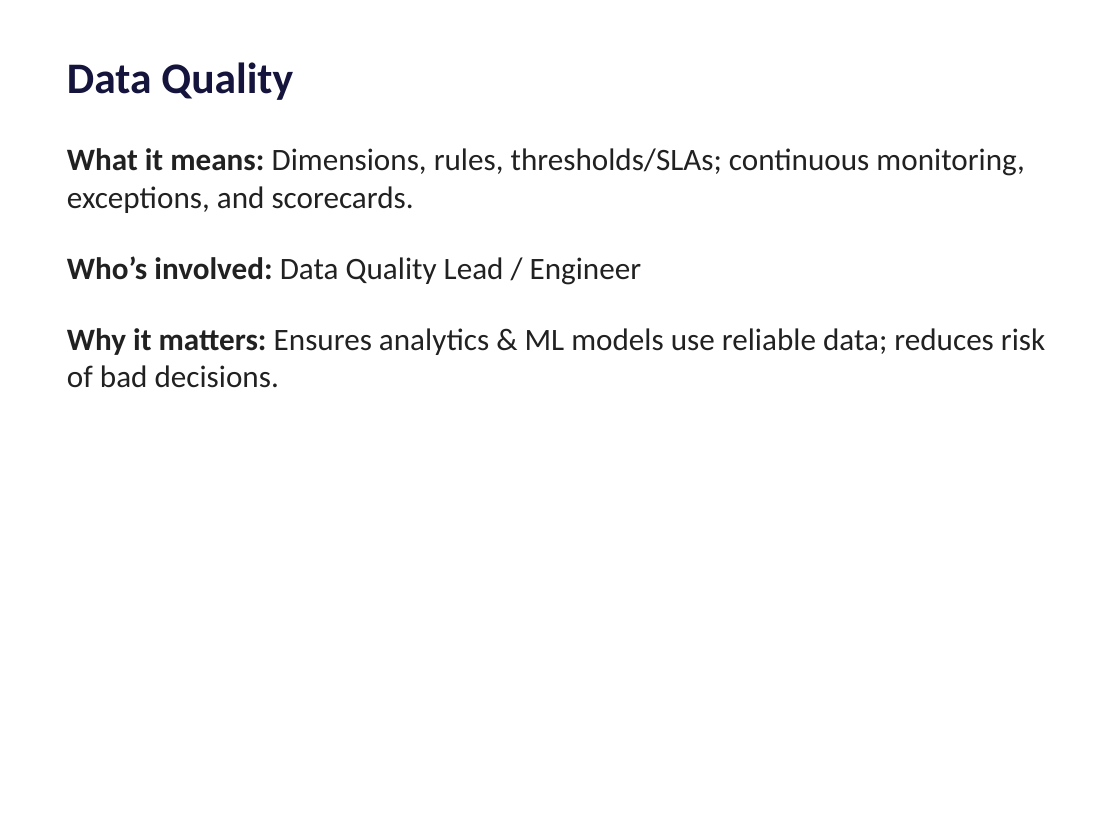
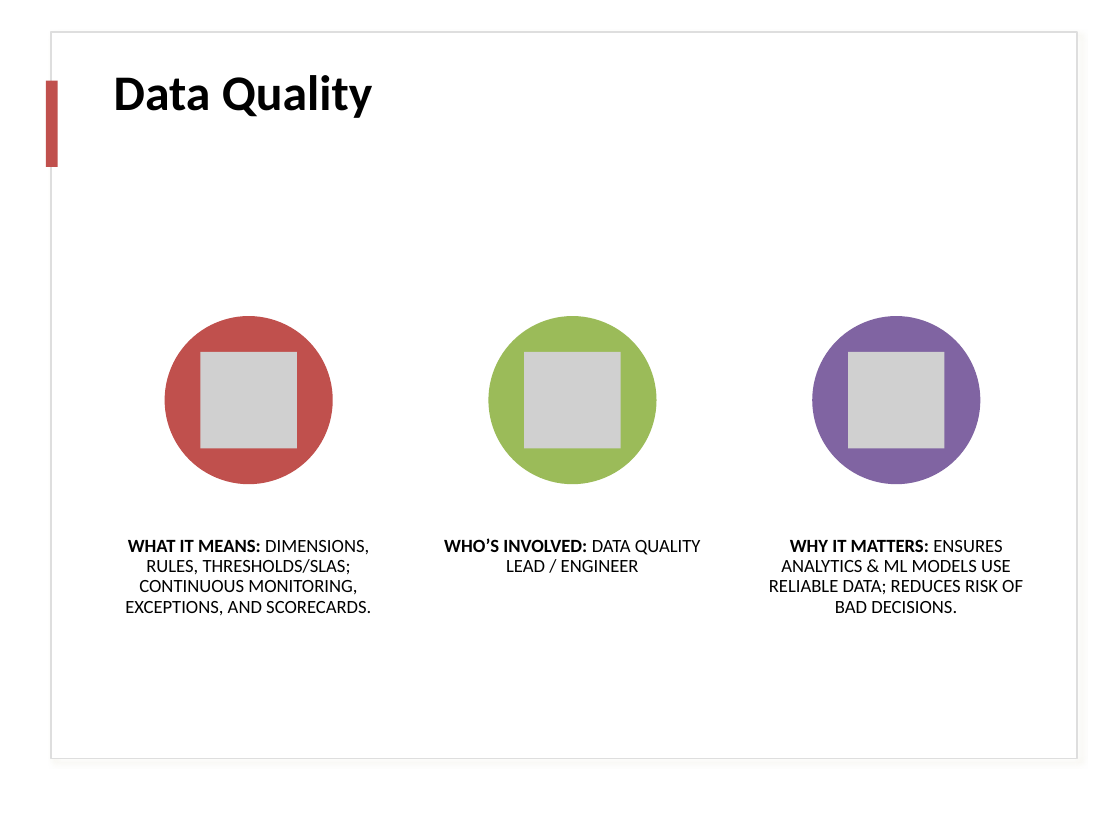
Before and after one commit to mokhayesh/aldin-accelerators, a slide deck: slide 5 of docs/_assets/data-governance-deck.pptx. Drawn at 1120x840 pixels with LibreOffice and Linux fonts; fonts in the diff are those of the drawing; grey boxes stand for pictures. Boxes give left, top, right and bottom in pixels: in the first picture for what was removed or moved away, otherwise in the second. Text is boxed around its words. In the diff, an @@ line names an element or a change of style, - is before the commit and + after.

```diff
--- a/docs/_assets/data-governance-deck.pptx
+++ b/docs/_assets/data-governance-deck.pptx
@@ rectangle added at (52,31,1077,758), fill #FFFFFF, outline #DEDEDE 1 pt @@
@@ rectangle added at (46,81,57,167), fill #C0504D @@
@@ title "Data Quality": place and size @@
-title "Data Quality" at (67,62,293,100)
+title "Data Quality" at (114,75,373,118)
@@ title "Data Quality" at (114,75,373,118): size 28 to 32 pt, text colour #14143C to #000000; line spacing 1 to 0.9; vertical alignment top to middle @@
@@ group added at (125,316,980,615): 3 ellipses, 3 pictures, 2 texts @@
+WHAT IT MEANS: DIMENSIONS, RULES, THRESHOLDS/SLAS; CONTINUOUS MONITORING, EXCEPTIONS, AND SCORECARDS.
+WHO’S INVOLVED: DATA QUALITY LEAD / ENGINEER
@@ text at (769,539,1023,613): text changed; size 20 to 12 pt; text colour #212121 to #000000 @@
-What it means: Dimensions, rules, thresholds/SLAs; continuous monitoring, exceptions, and scorecards.
-Who’s involved: Data Quality Lead / Engineer
-Why it matters: Ensures analytics & ML models use reliable data; reduces risk of bad decisions.
+WHY IT MATTERS: ENSURES ANALYTICS & ML MODELS USE RELIABLE DATA; REDUCES RISK OF BAD DECISIONS.
```
Also in this commit, not shown: 10 other slides changed, 1 other file.
